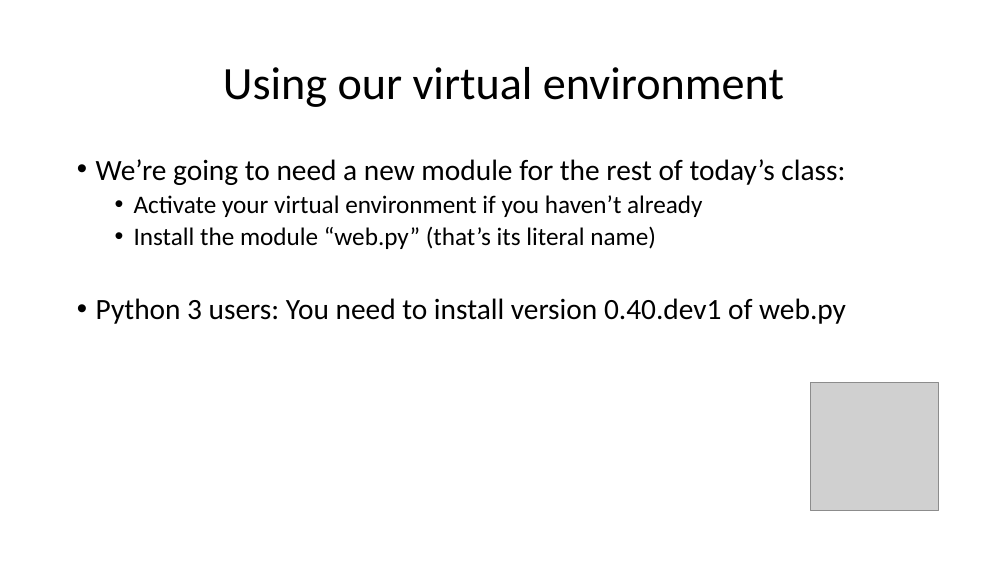
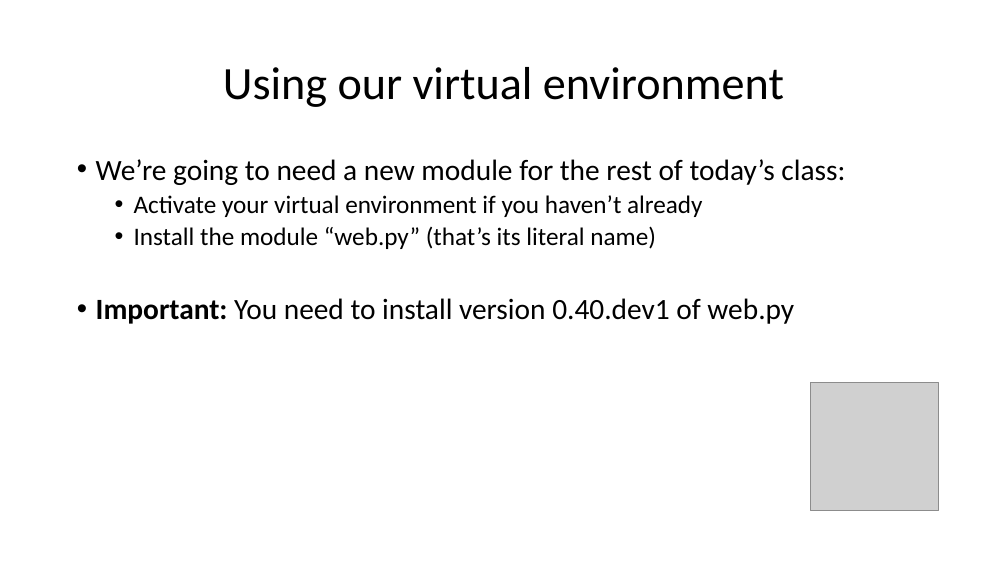
Before and after one commit to wilkotom/python_examples, a slide deck: slide 7 of Python Level 2/Lesson 6/Session 6.pptx. Drawn at 1008x567 pixels with LibreOffice and Linux fonts; fonts in the diff are those of the drawing; grey boxes stand for pictures. Boxes give left, top, right and bottom in pixels: in the first picture for what was removed or moved away, otherwise in the second. Text is boxed around its words. In the diff, an @@ line names an element or a change of style, - is before the commit and + after.

```diff
--- a/Python Level 2/Lesson 6/Session 6.pptx
+++ b/Python Level 2/Lesson 6/Session 6.pptx
@@ text at (96, 298, 794, 324): text changed @@
-• Python 3 users: You need to install version 0.40.dev1 of web.py
+• Important: You need to install version 0.40.dev1 of web.py
```
Also in this commit, not shown: 7 other slides changed.
